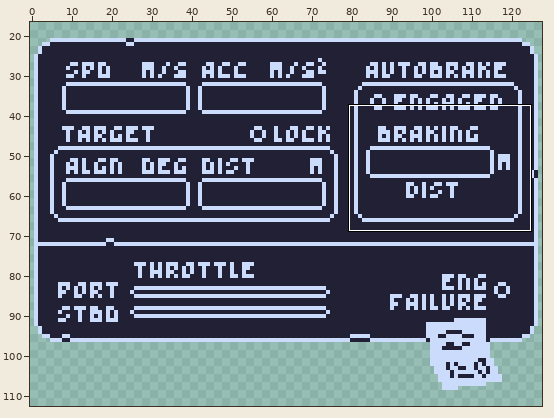
Edited in one commit: pixel-art file (Assets/Sprites/NavStation.aseprite). Above: a wide view before the commit, with the close-up outlined.
Close-up. Old version:
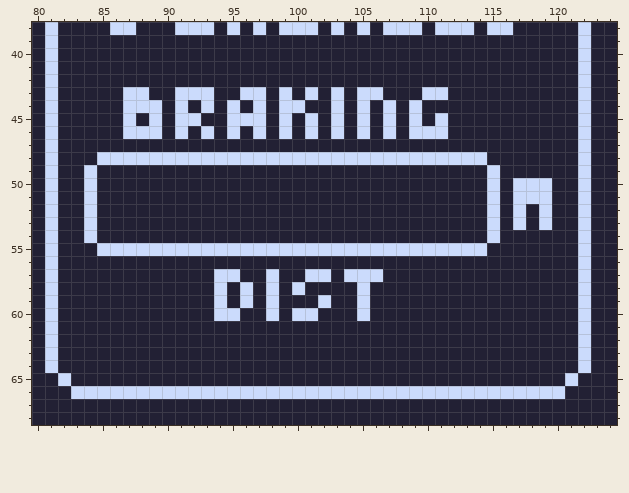
128x128 pixels, 1 frame. Shown: x 80..124, y 38..68. The wide view leaves out empty margins.
The same view after the edit:
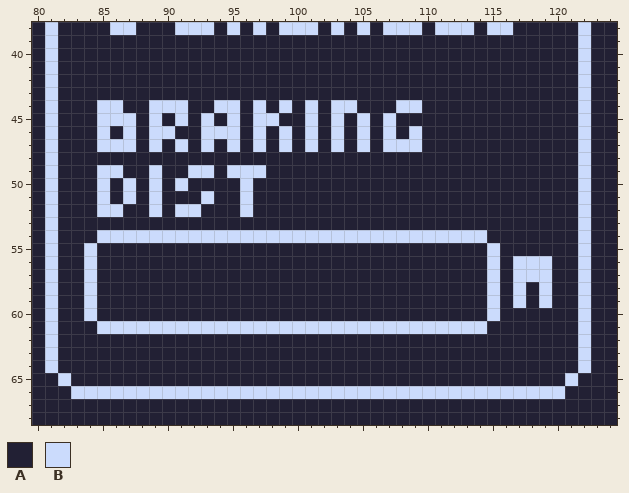
Palette (. is transparent): A #222034  B #cbdbfc
From old to new:
Layer "Controls":
The edit turns colour B into colour A in row 43 at x 87 to 88, 91 to 93, 96 to 97, 99, 101, 103, 105 to 106 and 110 to 111; in row 44 at x 87 to 88, 93, 100, 105 and 107; in row 45 at x 92, 96, 99, 109 and 111; in row 46 at x 88, 91 and 110 to 111; in row 48 at x 85 to 114; in row 49 at x 84 and 115.
The edit turns colour B into colour A in rows 50 to 51 at x 84, 115 and 117 to 119; in rows 52 to 53 at x 84, 115, 117 and 119; in row 54 at x 84 and 115; in row 55 at x 85 to 114; in row 57 at x 94 to 95, 98, 101 to 102 and 104 to 106; in row 58 at x 94, 96, 98, 100 and 105.
The edit turns colour B into colour A in row 59 at x 94, 96, 98, 102 and 105; in row 60 at x 94 to 95, 98, 100 to 101 and 105.
The edit turns colour A into colour B in row 44 at x 85 to 86, 90, 94, 101, 104 and 108; in row 45 at x 85 to 86, 93 and 98; in row 46 at x 85, 90 and 94; in row 47 at x 85 to 87, 89, 91, 93, 95, 97, 99, 101, 103, 105 and 107 to 109; in row 49 at x 85 to 86, 89, 92 to 93 and 95 to 97; in row 50 at x 85, 87, 89, 91 and 96.
The edit turns colour A into colour B in row 51 at x 85, 87, 89, 93 and 96; in row 52 at x 85 to 86, 89, 91 to 92 and 96; in row 54 at x 85 to 114; in row 55 at x 84 and 115; in rows 56 to 57 at x 84, 115 and 117 to 119; in rows 58 to 59 at x 84, 115, 117 and 119.
The edit turns colour A into colour B in row 60 at x 84 and 115; in row 61 at x 85 to 114.
